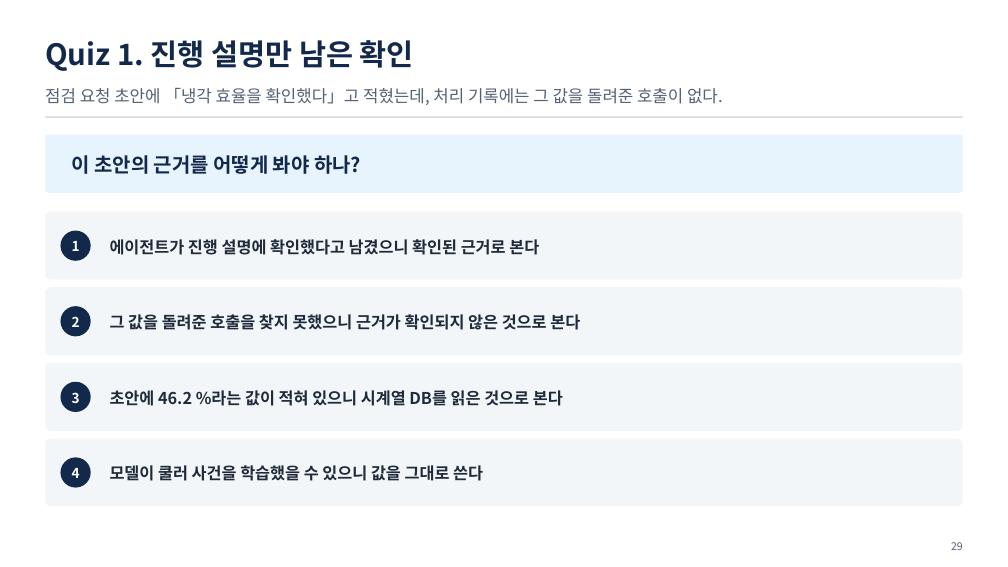
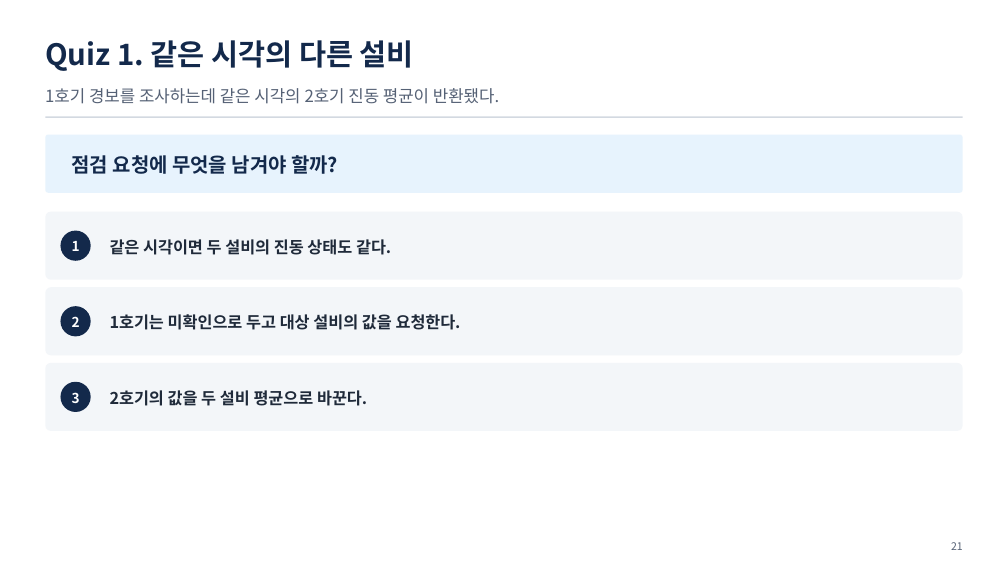
Before and after one commit to uengine-oss/hyd-iot-edu, a slide deck: slide 21 of workspace/강의제작/산출물/실전반/이론_오프라인/04회차/실전반_오프라인_04회차.pptx (slide 29 before the commit). Drawn at 1008x567 pixels with LibreOffice and Linux fonts; fonts in the diff are those of the drawing. Boxes give left, top, right and bottom in pixels: in the first picture for what was removed or moved away, otherwise in the second. Text is boxed around its words. In the diff, an @@ line names an element or a change of style, - is before the commit and + after.

```diff
--- a/workspace/강의제작/산출물/실전반/이론_오프라인/04회차/실전반_오프라인_04회차.pptx
+++ b/workspace/강의제작/산출물/실전반/이론_오프라인/04회차/실전반_오프라인_04회차.pptx
@@ text at bbox=[45, 40, 414, 71]: text changed @@
-Quiz 1. 진행 설명만 남은 확인
+Quiz 1. 같은 시각의 다른 설비
@@ text at bbox=[45, 88, 499, 104]: text changed @@
-점검 요청 초안에 「냉각 효율을 확인했다」고 적혔는데, 처리 기록에는 그 값을 돌려준 호출이 없다.
+1호기 경보를 조사하는데 같은 시각의 2호기 진동 평균이 반환됐다.
@@ text at bbox=[72, 155, 338, 174]: text changed @@
-이 초안의 근거를 어떻게 봐야 하나?
+점검 요청에 무엇을 남겨야 할까?
@@ text at bbox=[110, 239, 391, 255]: text changed @@
-에이전트가 진행 설명에 확인했다고 남겼으니 확인된 근거로 본다
+같은 시각이면 두 설비의 진동 상태도 같다.
@@ text at bbox=[110, 314, 461, 330]: text changed @@
-그 값을 돌려준 호출을 찾지 못했으니 근거가 확인되지 않은 것으로 본다
+1호기는 미확인으로 두고 대상 설비의 값을 요청한다.
@@ text at bbox=[110, 390, 367, 406]: text changed @@
-초안에 46.2 %라는 값이 적혀 있으니 시계열 DB를 읽은 것으로 본다
+2호기의 값을 두 설비 평균으로 바꾼다.
@@ rounded rectangle removed at bbox=[45, 439, 963, 507] @@
@@ ellipse removed at bbox=[60, 457, 91, 488] @@
@@ text removed at bbox=[72, 468, 80, 478] @@
-4
@@ text removed at bbox=[110, 465, 483, 481] @@
-모델이 쿨러 사건을 학습했을 수 있으니 값을 그대로 쓴다
@@ text at bbox=[951, 542, 963, 550]: text changed @@
-29
+21
```
Also in this commit, not shown: 9 other slides changed, 13 slides added, 21 slides removed, 13 other files.
